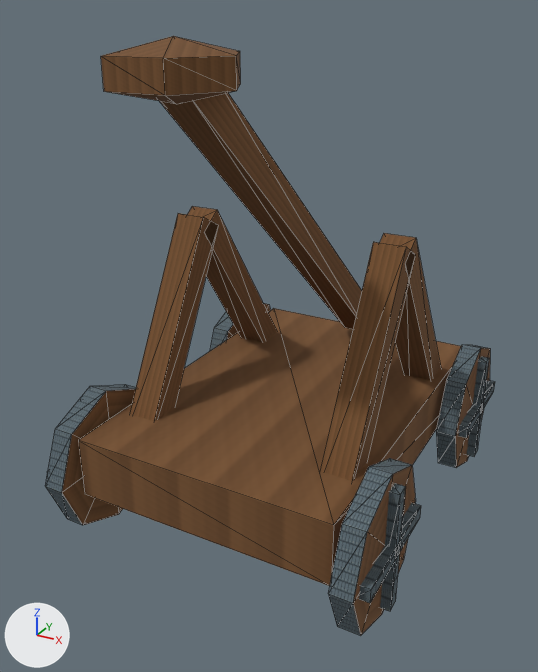
A saved change to the glTF model app/src/main/assets/3d/field/unit-CATAPULT-lod1.glb.
Rendered twice from a camera (50 mm lens) standing at (0.362, -0.726, 0.564) and looking at (-0.009, -0.052, 0.227). The axes (+X, +Y, +Z) are drawn at lower left. The lights are the same throughout. The first picture is the older version. Mesh edges are drawn as thin lines. Vertices at exactly the same position are counted once.

The scene before the commit, as lines of its bpy script (objects in view):
```python
me_mesh_0 = bpy.data.meshes.new('Mesh_0')
me_mesh_0.from_pydata(...)  # 204 vertices, 304 faces; spans x -0.192..0.192, y -0.273..0.245, z 0.0..0.545
me_mesh_0.materials.append(mat_material_0)
ob_mesh_0 = bpy.data.objects.new('Mesh_0', me_mesh_0)
ob_mesh_0.location = (0.0, 0.0, 0.0)
```
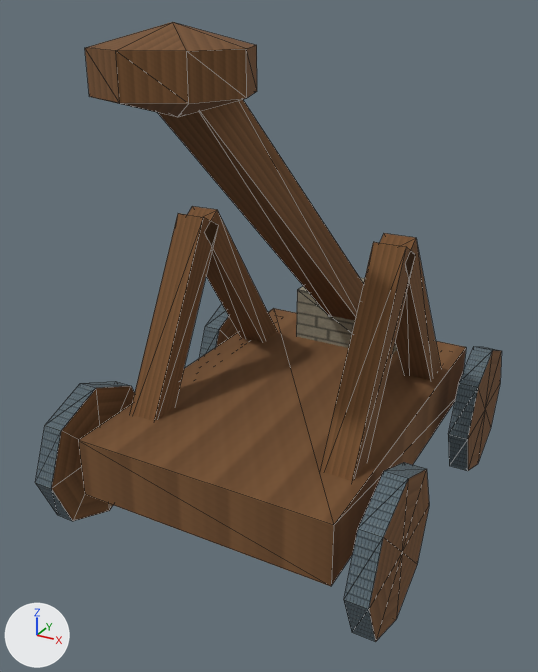
Pixel boxes (x1, y1, x2, y2) of what changed, in the pictures (538 x 672 px; the box of a moved part takes in the faces that stretch with it):
'Mesh_0', reshaped
    before: (45, 36, 495, 636)
    after: (35, 22, 502, 642)
part 1 of me_mesh_0, moved or reshaped
    before: (210, 303, 270, 351)
    after: (199, 304, 238, 358)
part 2 of me_mesh_0, moved or reshaped
    before: (45, 384, 136, 525)
    after: (35, 381, 134, 521)
part 3 of me_mesh_0, moved or reshaped
    before: (436, 344, 490, 468)
    after: (448, 346, 502, 471)
part 4 of me_mesh_0, moved or reshaped
    before: (328, 458, 416, 636)
    after: (344, 462, 429, 642)
part 5 of me_mesh_0, added (brown)
    after: (296, 278, 397, 355)
part 6 of me_mesh_0, rebuilt (23% wider, 39% taller)
    before: (101, 36, 241, 104)
    after: (85, 22, 257, 117)
part 7 of me_mesh_0, rebuilt
    before: (160, 93, 362, 329)
    after: (157, 99, 364, 320)

What the commit changed:
me_mesh_0 is used by ob_mesh_0; location (0.0, 0.0, 0.0).
me_mesh_0 had 204 vertices, 304 faces and spanned x -0.192..0.192, y -0.273..0.245, z 0.0..0.545.
me_mesh_0 now has 236 vertices, 346 faces and spans x -0.197..0.197, y -0.289..0.245, z 0.0..0.555.
me_mesh_0 part 1: the loose piece of 18 vertices spanning x -0.182..-0.158, y 0.075..0.245, z 0.0..0.17 is moved by (-0.015, 0.0, 0.0).
me_mesh_0 part 2: the loose piece of 18 vertices spanning x -0.182..-0.158, y -0.245..-0.075, z 0.0..0.17 is moved by (-0.015, 0.0, 0.0).
me_mesh_0 part 3: the loose piece of 18 vertices spanning x 0.158..0.182, y 0.075..0.245, z 0.0..0.17 is moved by (0.015, 0.0, 0.0).
me_mesh_0 part 4: the loose piece of 18 vertices spanning x 0.158..0.182, y -0.245..-0.075, z 0.0..0.17 is moved by (0.015, 0.0, 0.0).
me_mesh_0 part 5: the loose piece of 8 vertices spanning x -0.15..0.15, y -0.22..0.22, z 0.07..0.14 is copied, and the copy is scaled about its middle by (0.467, 0.205, 1.14), then moved by (0.0, 0.185, 0.065); it spans x -0.07..0.07, y 0.14..0.23, z 0.13..0.21.
me_mesh_0 part 6: the loose piece of 20 vertices spanning x -0.056..0.056, y -0.273..-0.168, z 0.495..0.545 is rebuilt with 28 vertices and now spans x -0.065..0.065, y -0.289..-0.151, z 0.485..0.555.
me_mesh_0 part 7: the loose piece of 8 vertices spanning x -0.018..0.018, y -0.231..0.211, z 0.147..0.533 is rebuilt with 8 vertices and now spans x -0.023..0.023, y -0.235..0.215, z 0.143..0.537.
Other edits to the shape of me_mesh_0 do not show in these pictures.
